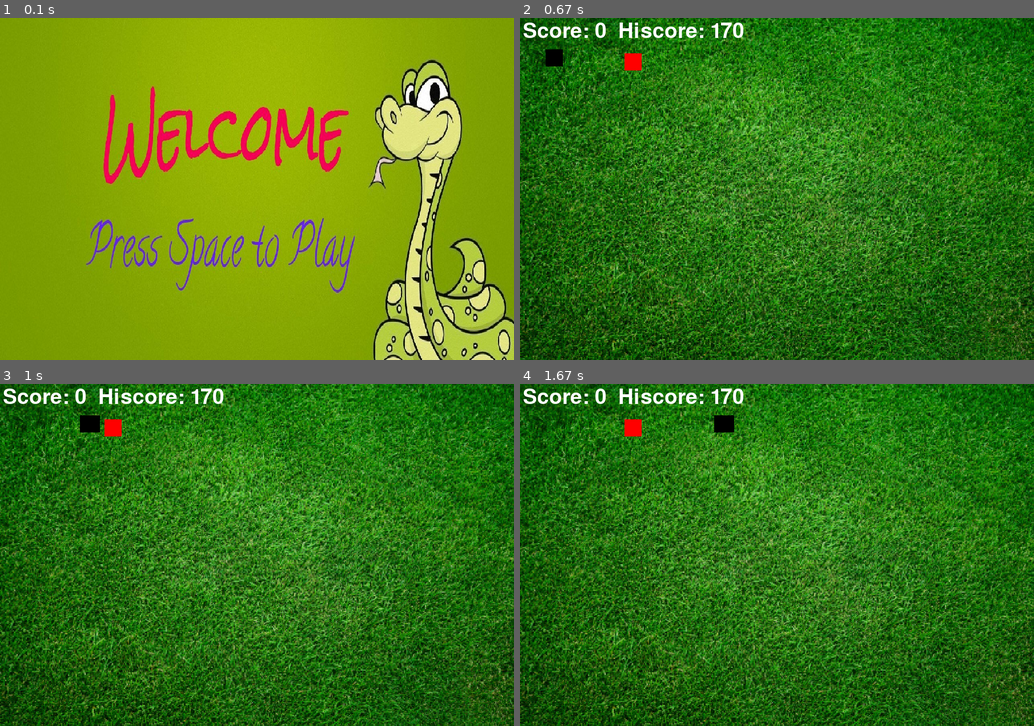
Above: before the commit, frames 1-4 (two rows, left to right).
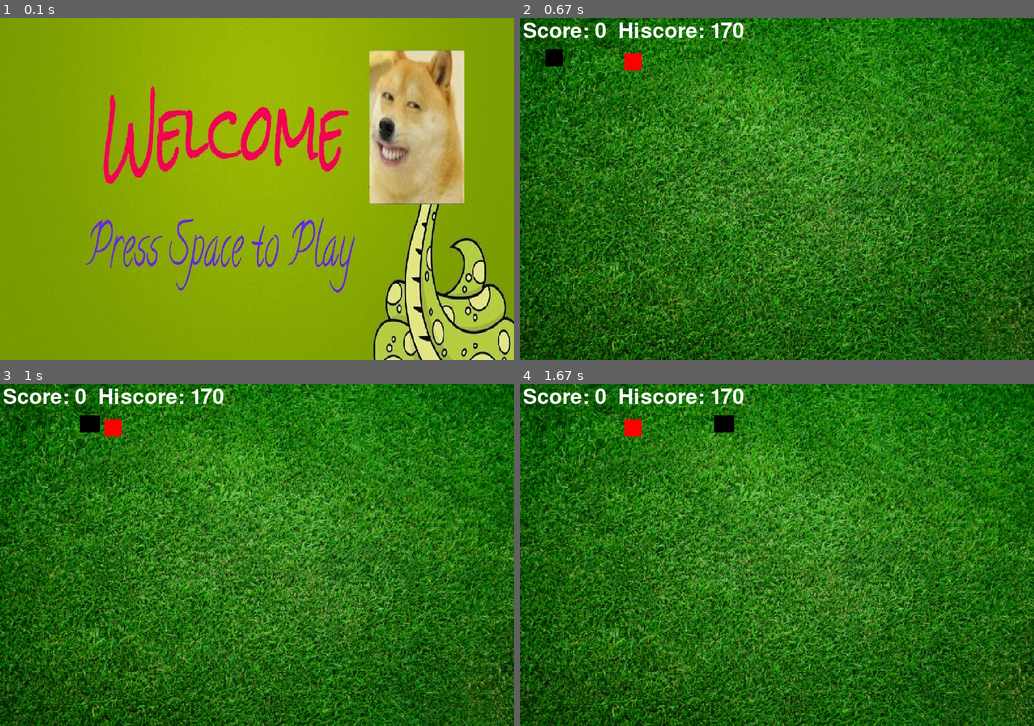
Above: after the commit, the same moments.

Repository: Gaurav472002/Python-projects
Game: pygame game, started from Pygame/Main_Snake_Game.py
Same seed, same stepped clock (60 frames per second), same inputs: the game is played once before the commit and once after it.
Inputs:
- Up to frame 1 (0.1 s): no input
- Up to frame 2 (0.67 s): tap Space at 0.33 s
- Up to frame 3 (1 s): hold Right from 0.67 s (still down)
- Up to frame 4 (1.67 s): release Right at 1.13 s; hold Right 1.17-1.47 s

The runs differ from the first frame. In frame 1, 8.2% of the frame differs, in the area x 71-91%, y 9-55%; in frame 2, nothing differs; in frame 3, nothing differs; in frame 4, nothing differs.

Commit message:
logo added

Diff:
--- a/Pygame/Main_Snake_Game.py
+++ b/Pygame/Main_Snake_Game.py
@@ -181,3 +181,13 @@
     pygame.quit()
     quit()
 welcome()
+
+
+
+
+
+
+
+
+
+# Gaurav472002
Binary file changed: Pygame/snake1.jpg
